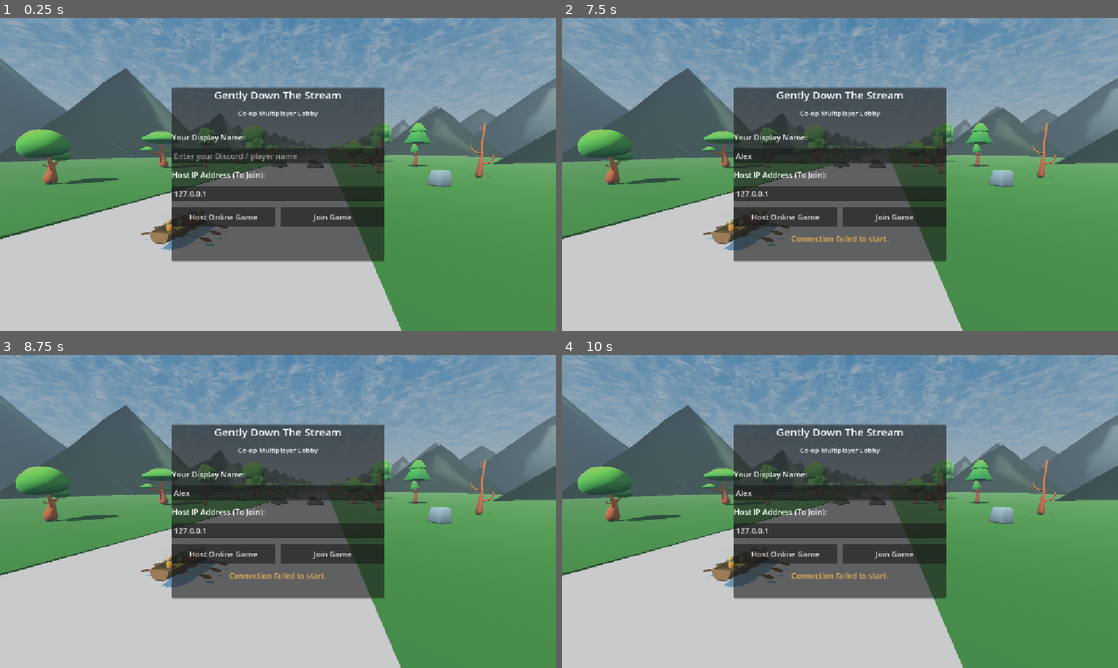
Above: before the commit, frames 1-4 (two rows, left to right).
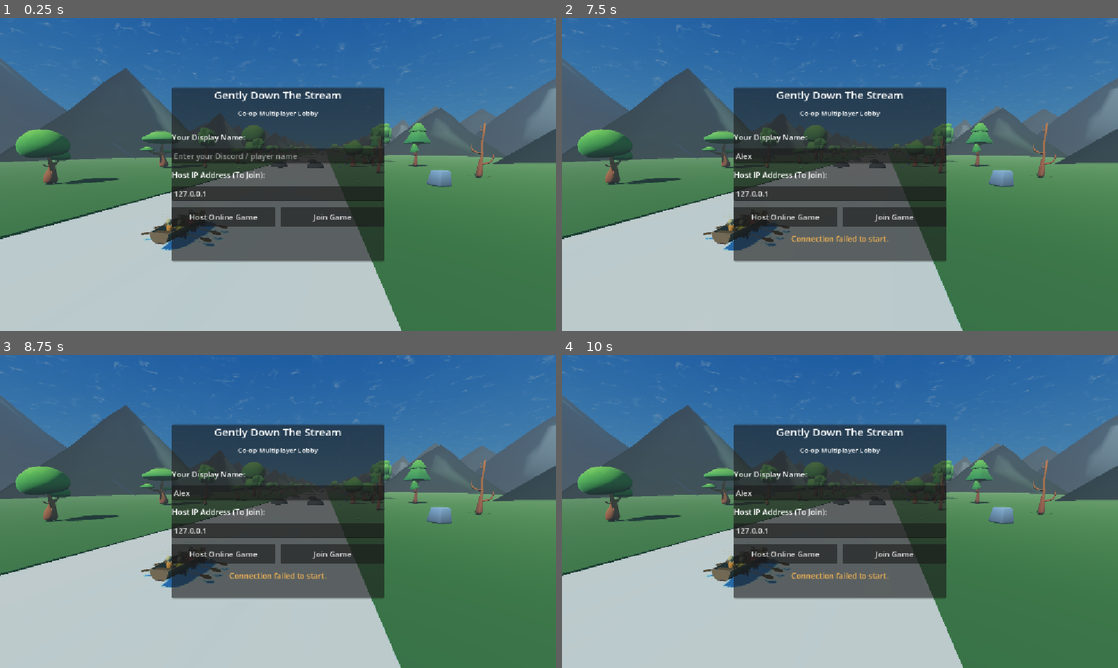
Above: after the commit, the same moments.

Repository: Calpringles/StrathPlay-StrathHack26-team-6
Game: Godot game, scene res://networking/Lobby.tscn
Two runs of this game, one before a commit and one after it. Both use one fixed random seed, a clock stepped at 60 frames per second and the inputs below.
Inputs (mouse positions are in pixels of both pictures, inside the frame that each line leads up to):
- Up to frame 1 (0.25 s): no input
- Up to frame 2 (7.5 s): click (840, 155) at 0.52 s; type "Alex" at 0.6 s; click "Host Online Game" at 1.25 s; click "Join Game" at 2 s; move the mouse to (962, 158) at 2.77 s; right-click (962, 158) at 2.85 s; move the mouse to (728, 190) at 3.52 s; tap 1 at 3.6, 5.1, 6.6 s; move the mouse to (895, 105) at 4.27 s; right-click (895, 105) at 4.35 s; move the mouse to (812, 237) at 5.02 s; move the mouse to (1006, 221) at 5.77 s; right-click (1006, 221) at 5.85 s; move the mouse to (673, 127) at 6.52 s; move the mouse to (867, 174) at 7.27 s; right-click (867, 174) at 7.35 s
- Up to frame 3 (8.75 s): move the mouse to (194, 433) at 8.02 s; tap 1 at 8.1 s
- Up to frame 4 (10 s): move the mouse to (962, 495) at 8.77 s; right-click (962, 495) at 8.85 s; move the mouse to (728, 527) at 9.52 s; tap 1 at 9.6 s

The runs differ from the first frame. In frame 1, 37% of the frame differs, in the area x 0-100%, y 0-100%; in frame 2, 37%; in frame 3, 37%; in frame 4, 37%.

Commit message:
made banner high contrast
made banner clear,
made pants customise full leg

Diff:
--- a/gently-down-the-stream/character_customizer.gd
+++ b/gently-down-the-stream/character_customizer.gd
@@ -265,9 +265,9 @@
 			mesh_inst.material_override = shirt_mat
 		elif m_name.contains("neck") or m_name.contains("hand") or m_name.contains("forearm"):
 			mesh_inst.material_override = skin_mat
-		elif m_name.contains("thigh"):
+		elif m_name.contains("thigh") or m_name.contains("shin"):
 			mesh_inst.material_override = pants_mat
-		elif m_name.contains("shin") or m_name.contains("foot"):
+		elif m_name.contains("foot"):
 			mesh_inst.material_override = shoes_mat
 		elif m_name != "facedecal":
 			mesh_inst.material_override = shirt_mat
--- a/gently-down-the-stream/river.gd
+++ b/gently-down-the-stream/river.gd
@@ -799,14 +799,32 @@
 	root_control.add_child(damage_flash_rect)
 
 	# 2. Top Status Bar Container
-	var top_bar: HBoxContainer = HBoxContainer.new()
-	top_bar.set_anchors_preset(Control.PRESET_TOP_WIDE)
-	top_bar.offset_left = 24
-	top_bar.offset_top = 16
-	top_bar.offset_right = -24
-	top_bar.offset_bottom = 64
-	top_bar.add_theme_constant_override("separation", 24)
-	root_control.add_child(top_bar)
+	var status_panel = PanelContainer.new()
+	status_panel.name = "TopStatusPanel"
+	status_panel.set_anchors_preset(Control.PRESET_TOP_WIDE)
+	status_panel.offset_left = 16
+	status_panel.offset_top = 12
+	status_panel.offset_right = -16
+	status_panel.offset_bottom = 76
+	var panel_style = StyleBoxFlat.new()
+	panel_style.bg_color = Color("#101e2e")
+	panel_style.border_color = Color("#7194b5")
+	panel_style.set_border_width_all(2)
+	panel_style.set_corner_radius_all(10)
+	panel_style.content_margin_left = 16
+	panel_style.content_margin_right = 16
+	panel_style.content_margin_top = 8
+	panel_style.content_margin_bottom = 8
+	status_panel.add_theme_stylebox_override("panel", panel_style)
+	var status_theme = Theme.new()
+	status_theme.set_color("font_color", "Label", Color.WHITE)
+	status_theme.set_color("font_outline_color", "Label", Color.BLACK)
+	status_theme.set_constant("outline_size", "Label", 2)
+	status_panel.theme = status_theme
+	root_control.add_child(status_panel)
+	var top_bar = HBoxContainer.new()
+	top_bar.add_theme_constant_override("separation", 16)
+	status_panel.add_child(top_bar)
 
 	# Health Container
 	var health_box: HBoxContainer = HBoxContainer.new()
@@ -823,6 +841,7 @@
 	health_bar.value = 100.0
 	health_bar.show_percentage = false
 	health_bar.size_flags_vertical = Control.SIZE_SHRINK_CENTER
+	_style_status_progress(health_bar, Color("#50e3a4"))
 	health_box.add_child(health_bar)
 
 	health_label = Label.new()
@@ -847,6 +866,7 @@
 	distance_bar.max_value = RIVER_LENGTH
 	distance_bar.value = 0.0
 	distance_bar.show_percentage = false
+	_style_status_progress(distance_bar, Color("#ffc857"))
 	dist_box.add_child(distance_bar)
 
 	distance_label = Label.new()
@@ -864,6 +884,19 @@
 	# Leave Button
 	var leave_btn = Button.new()
 	leave_btn.text = "Leave to Lobby"
+	var button_style = StyleBoxFlat.new()
+	button_style.bg_color = Color("#284b68")
+	button_style.border_color = Color("#a4c5e0")
+	button_style.set_border_width_all(1)
+	button_style.set_corner_radius_all(6)
+	button_style.content_margin_left = 12
+	button_style.content_margin_right = 12
+	leave_btn.add_theme_stylebox_override("normal", button_style)
+	var hover_style = button_style.duplicate()
+	hover_style.bg_color = Color("#3b6586")
+	leave_btn.add_theme_stylebox_override("hover", hover_style)
+	leave_btn.add_theme_color_override("font_color", Color.WHITE)
+	leave_btn.add_theme_color_override("font_hover_color", Color.WHITE)
 	leave_btn.pressed.connect(_on_return_to_lobby_pressed)
 	top_bar.add_child(leave_btn)
 
@@ -1092,6 +1125,18 @@
 	damaged_objects[object_id] = elapsed_time + OBJECT_DAMAGE_INTERVAL
 	_apply_damage(amount, reason)
 	return true
+
+func _style_status_progress(bar: ProgressBar, fill_color: Color) -> void:
+	var track = StyleBoxFlat.new()
+	track.bg_color = Color("#071019")
+	track.border_color = Color("#819bb1")
+	track.set_border_width_all(1)
+	track.set_corner_radius_all(5)
+	var fill = StyleBoxFlat.new()
+	fill.bg_color = fill_color
+	fill.set_corner_radius_all(4)
+	bar.add_theme_stylebox_override("background", track)
+	bar.add_theme_stylebox_override("fill", fill)
 
 func _apply_damage(amount: float, reason: String) -> void:
 	var new_health = maxf(0.0, boat_health - amount)
--- a/gently-down-the-stream/river_sky.tres
+++ b/gently-down-the-stream/river_sky.tres
@@ -6,17 +6,17 @@
 
 [resource]
 shader = ExtResource("1_sky")
-shader_parameter/sky_day = Color(0.22, 0.51, 0.82, 1)
-shader_parameter/horizon_day = Color(0.76, 0.88, 0.94, 1)
-shader_parameter/horizon_sunset = Color(0.72, 0.82, 0.9, 1)
-shader_parameter/sky_sunset = Color(0.2, 0.43, 0.68, 1)
+shader_parameter/sky_day = Color(0.08, 0.34, 0.75, 1)
+shader_parameter/horizon_day = Color(0.38, 0.65, 0.88, 1)
+shader_parameter/horizon_sunset = Color(0.35, 0.58, 0.82, 1)
+shader_parameter/sky_sunset = Color(0.1, 0.32, 0.66, 1)
 shader_parameter/use_directional_light = true
 shader_parameter/cloud_tex_01 = ExtResource("2_clouds")
 shader_parameter/cloud_tex_02 = ExtResource("3_clouds")
 shader_parameter/cloud_color = Color(0.98, 0.99, 1, 1)
 shader_parameter/cloud_tiling = Vector2(2.2, 2.2)
 shader_parameter/wind_speed = Vector2(0.025, 0.012)
-shader_parameter/cloud_density = 0.85
+shader_parameter/cloud_density = 0.55
 shader_parameter/cloud_depth = 2.0
 shader_parameter/cloud_shape_exponent = 1.2
 shader_parameter/night_noise_01 = ExtResource("2_clouds")
